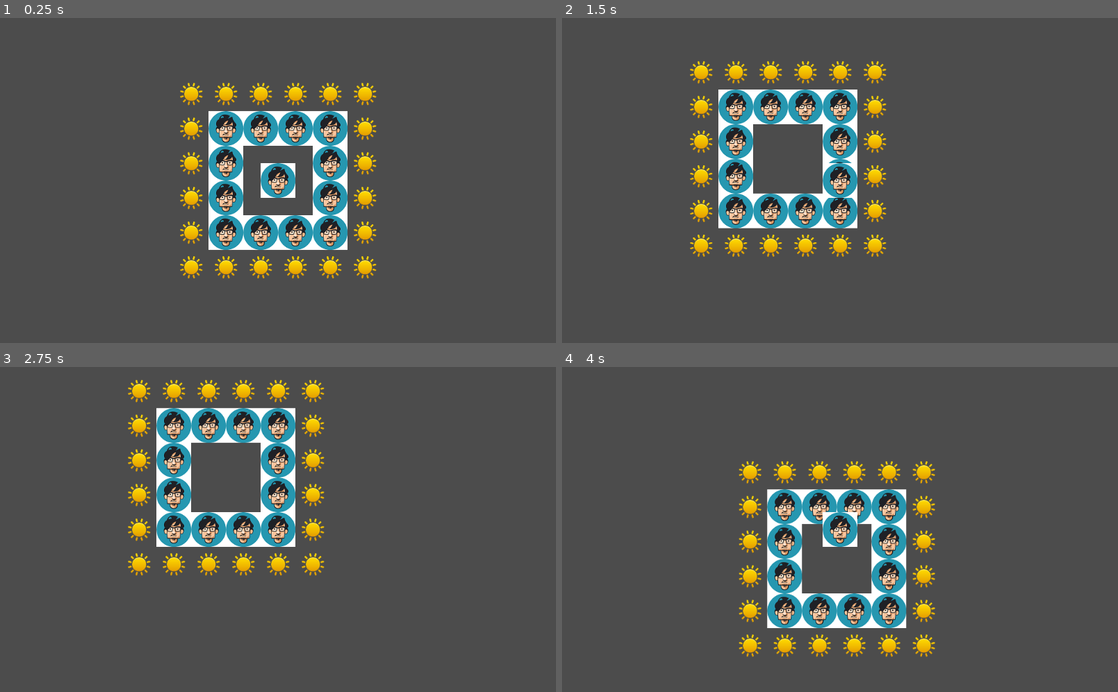
Above: before the commit, frames 1-4 (two rows, left to right).
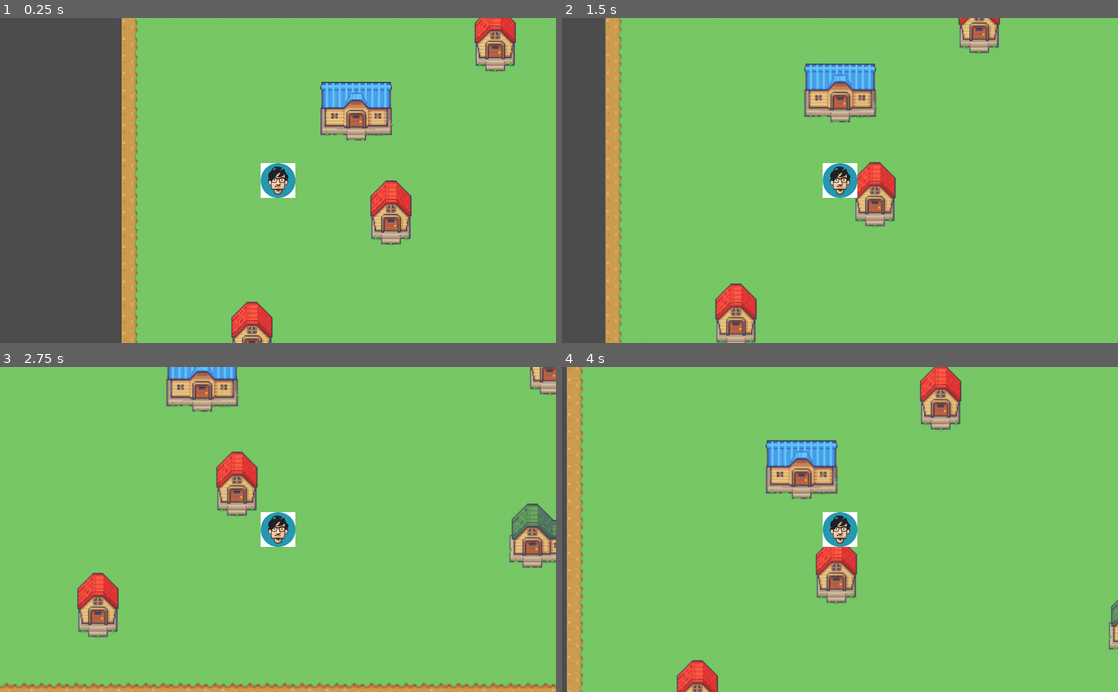
Above: after the commit, the same moments.

Repository: Getoutoffmybus/godot_game
Game: Godot game, scene res://Main.tscn
The game is run twice, just before and just after one commit, with the same random seed, the same clock (stepped at 60 frames per second) and the same inputs. Before the commit the project starts from res://Node2D.tscn.
Inputs:
- Up to frame 1 (0.25 s): no input
- Up to frame 2 (1.5 s): tap Enter at 0.5 s; hold D (right) 0.53-1.28 s; hold S (down) from 1.28 s (still down)
- Up to frame 3 (2.75 s): release S (down) at 2.03 s; hold D (right) from 2.03 s (still down)
- Up to frame 4 (4 s): release D (right) at 2.78 s; hold W (up) 2.78-3.53 s; hold A (left) from 3.53 s (still down)

The runs differ from the first frame. In frame 1, 77% of the frame differs, in the area x 21-100%, y 0-100%; in frame 2, 91%; in frame 3, 99%, in the area x 0-100%, y 0-100%; in frame 4, 98%.

Commit message:
Add player to map

Diff:
--- a/Game/Main.tscn
+++ b/Game/Main.tscn
@@ -1,6 +1,7 @@
-[gd_scene load_steps=21 format=2]
+[gd_scene load_steps=22 format=2]
 
 [ext_resource path="res://Serene_Village_32x32.png" type="Texture" id=1]
+[ext_resource path="res://player.tscn" type="PackedScene" id=2]
 
 [sub_resource type="TileSet" id=20]
 0/name = "Serene_Village_32x32.png 0"
@@ -622,3 +623,8 @@
 cell_size = Vector2( 32, 32 )
 format = 1
 tile_data = PoolIntArray( -983009, 18, 0, -655349, 18, 0, -458729, 8, 0, -393214, 1, 0, 5, 18, 0, 196630, 13, 0, 524285, 18, 0 )
+
+[node name="Player" parent="." instance=ExtResource( 2 )]
+
+[node name="Camera2D" type="Camera2D" parent="Player"]
+current = true
--- a/Game/project.godot
+++ b/Game/project.godot
@@ -11,7 +11,7 @@
 [application]
 
 config/name="Game"
-run/main_scene="res://Node2D.tscn"
+run/main_scene="res://Main.tscn"
 config/icon="res://icon.png"
 
 [input]
